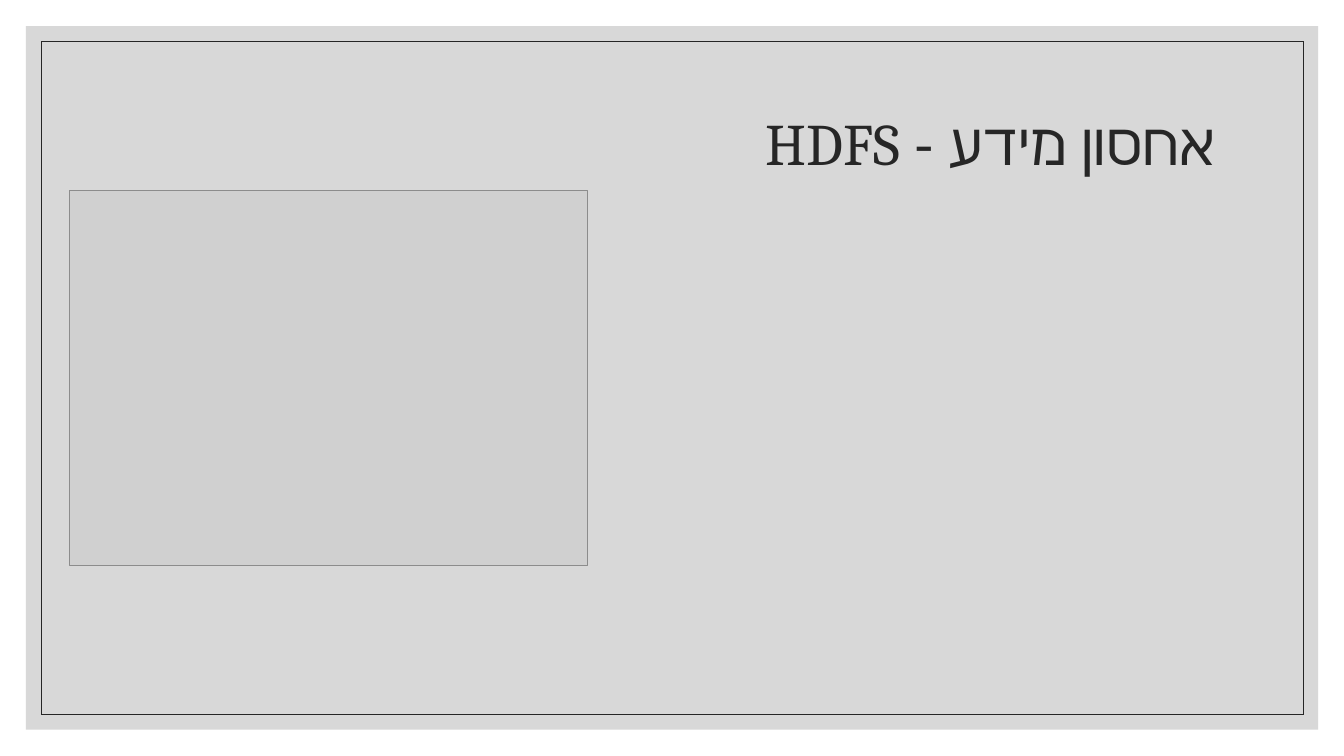
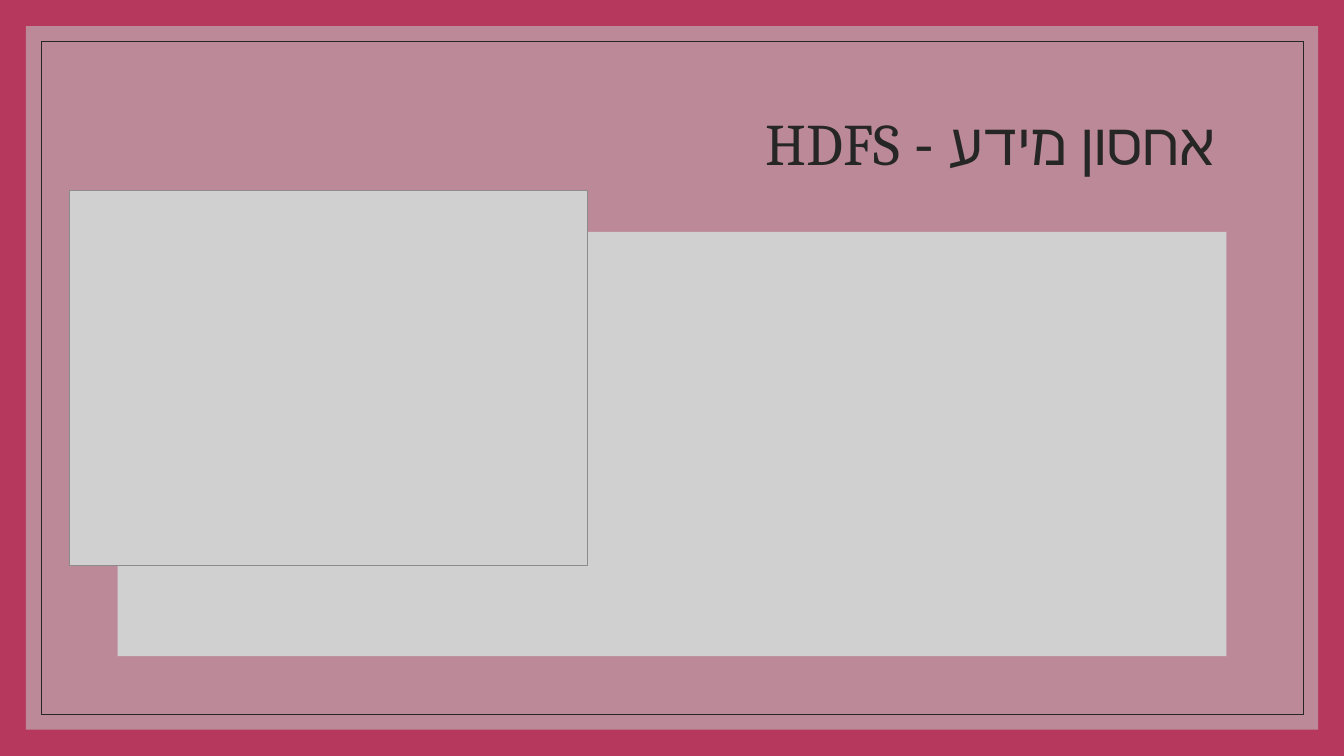
Before and after one commit to fensterheim/OpenUDataScienceProj, a slide deck: slide 6 of Lecture/Big Data with Cloud Computing.pptx. Drawn at 1344x756 pixels with LibreOffice and Linux fonts; fonts in the diff are those of the drawing; grey boxes stand for pictures. Boxes give left, top, right and bottom in pixels: in the first picture for what was removed or moved away, otherwise in the second. Text is boxed around its words. In the diff, an @@ line names an element or a change of style, - is before the commit and + after.

```diff
--- a/Lecture/Big Data with Cloud Computing.pptx
+++ b/Lecture/Big Data with Cloud Computing.pptx
@@ rectangle added at bbox=[0, 0, 1344, 756], fill #B6395D @@
@@ rectangle at bbox=[41, 41, 1304, 715]: outline #262626 0.5 pt to #262626 0.51 pt @@
@@ picture added at bbox=[118, 232, 1227, 656] @@
```
Also in this commit, not shown: 13 other slides changed, 1 slide added, 1 slide removed.
